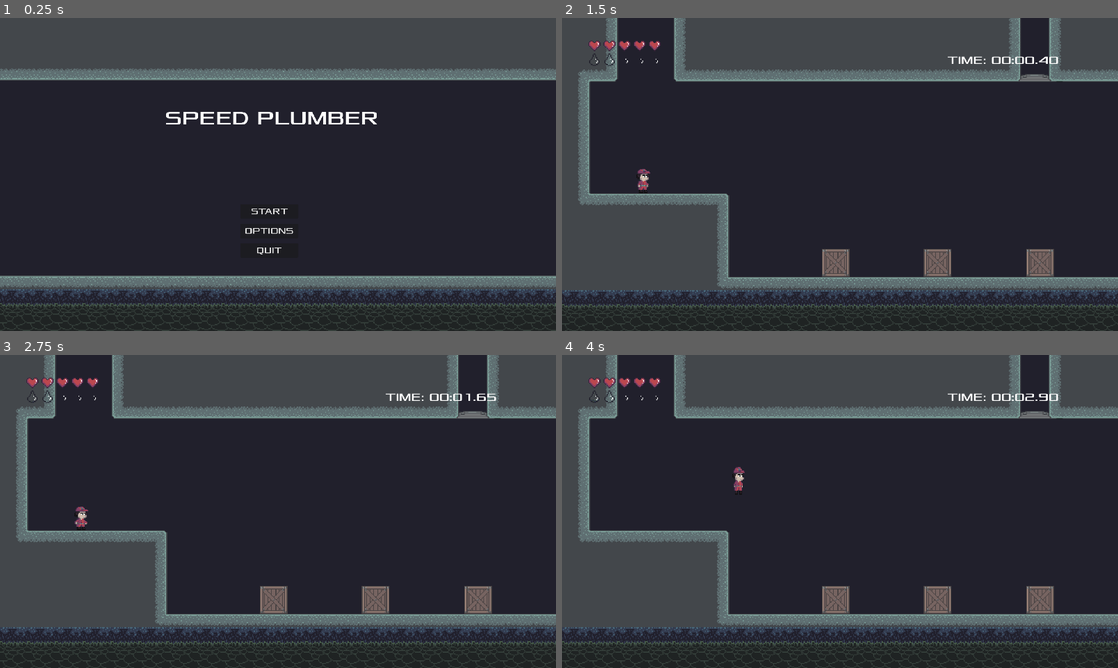
Above: before the commit, frames 1-4 (two rows, left to right).
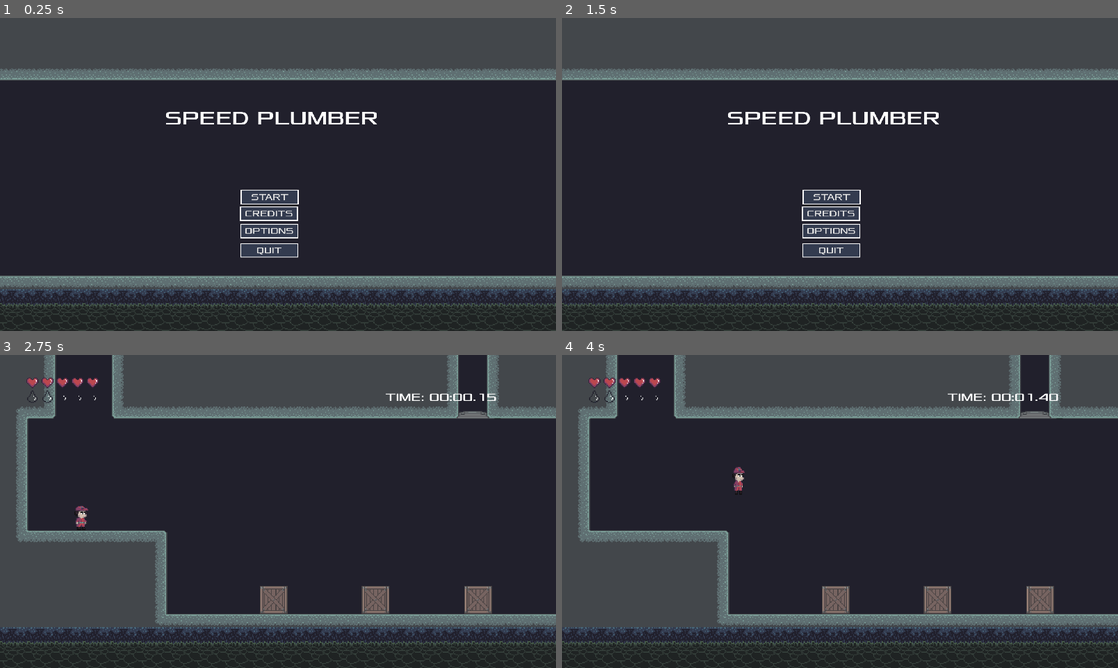
Above: after the commit, the same moments.

Repository: cyps8/SpeedJam4
Game: Godot game, scene res://Nodes/Scenes/root.tscn
Two runs of this game, one before a commit and one after it. Both use one fixed random seed, a clock stepped at 60 frames per second and the inputs below. Sound files missing from this copy of the repository are replaced by a short silence.
Inputs (mouse positions are in pixels of both pictures, inside the frame that each line leads up to):
- Up to frame 1 (0.25 s): no input
- Up to frame 2 (1.5 s): click (828, 212) at 0.5 s, where only the run after the commit has a clickable "CREDITS"; click (823, 249) at 1.25 s, where only the run after the commit has a clickable "BACK"
- Up to frame 3 (2.75 s): click (266, 533) at 2 s, where only the run after the commit has a clickable "START"
- Up to frame 4 (4 s): move the mouse to (962, 495) at 2.77 s; hold Ctrl (Crouch) 2.78-3.53 s; hold D (Right) from 2.78 s (still down); tap Space (Jump) at 3.02, 3.77 s; move the mouse to (728, 527) at 3.52 s; tap E (Interact) at 3.6 s

The runs differ from the first frame. In frame 1, 1.8% of the frame differs, in the area x 43-54%, y 54-77%; in frame 2, 25%, in the area x 0-100%, y 0-100%; in frame 3, 0.1%; in frame 4, less than 0.1%.

Commit message:
[+Added] Credits

Diff:
--- a/Nodes/Scenes/main_menu.tscn
+++ b/Nodes/Scenes/main_menu.tscn
@@ -19,12 +19,22 @@
 
 [node name="StartButton" type="Button" parent="c"]
 layout_mode = 0
-offset_left = 830.0
-offset_top = 642.0
-offset_right = 1030.0
-offset_bottom = 692.0
+offset_left = 831.0
+offset_top = 593.0
+offset_right = 1031.0
+offset_bottom = 643.0
 theme_override_font_sizes/font_size = 30
 text = "START"
+script = ExtResource("3_trer4")
+
+[node name="CreditsButton" type="Button" parent="c"]
+layout_mode = 0
+offset_left = 829.0
+offset_top = 650.0
+offset_right = 1029.0
+offset_bottom = 700.0
+theme_override_font_sizes/font_size = 30
+text = "CREDITS"
 script = ExtResource("3_trer4")
 
 [node name="OptionsButton" type="Button" parent="c"]
@@ -67,6 +77,73 @@
 format = 2
 layer_0/tile_data = PackedInt32Array(655360, 1, 1, 655361, 1, 1, 655362, 1, 1, 655363, 1, 1, 655364, 1, 1, 655365, 1, 1 …(1763 unchanged characters)…
 
+[node name="Credits" type="CanvasLayer" parent="."]
+layer = 10
+
+[node name="c" type="Control" parent="Credits"]
+layout_mode = 3
+anchors_preset = 15
+anchor_right = 1.0
+anchor_bottom = 1.0
+grow_horizontal = 2
+grow_vertical = 2
+theme = ExtResource("2_ermwq")
+
+[node name="Panel" type="Panel" parent="Credits/c"]
+layout_mode = 0
+offset_left = 524.0
+offset_top = 252.0
+offset_right = 1350.0
+offset_bottom = 852.0
+
+[node name="Credits" type="Label" parent="Credits/c/Panel"]
+layout_mode = 0
+offset_left = 264.0
+offset_top = 16.0
+offset_right = 543.0
+offset_bottom = 73.0
+theme_override_font_sizes/font_size = 50
+text = "CREDITS"
+
+[node name="FriendlyMimic" type="Label" parent="Credits/c/Panel"]
+layout_mode = 0
+offset_left = 64.0
+offset_top = 186.0
+offset_right = 226.0
+offset_bottom = 205.0
+theme_override_font_sizes/font_size = 25
+text = "FRIENDLY MIMIC - ART & DESIGN"
+
+[node name="Cyps" type="Label" parent="Credits/c/Panel"]
+layout_mode = 0
+offset_left = 62.0
+offset_top = 304.0
+offset_right = 575.0
+offset_bottom = 333.0
+theme_override_font_sizes/font_size = 25
+text = "CYPS - PROGRAMMING & DESIGN"
+
+[node name="Aenjo" type="Label" parent="Credits/c/Panel"]
+layout_mode = 0
+offset_left = 60.0
+offset_top = 416.0
+offset_right = 573.0
+offset_bottom = 445.0
+theme_override_font_sizes/font_size = 25
+text = "AENJO - MUSIC & SFX"
+
+[node name="BackButton" type="Button" parent="Credits/c/Panel"]
+layout_mode = 0
+offset_left = 281.0
+offset_top = 519.0
+offset_right = 481.0
+offset_bottom = 569.0
+theme_override_font_sizes/font_size = 30
+text = "BACK"
+script = ExtResource("3_trer4")
+
 [connection signal="pressed" from="c/StartButton" to="." method="StartButton"]
+[connection signal="pressed" from="c/CreditsButton" to="." method="CreditsButton"]
 [connection signal="pressed" from="c/OptionsButton" to="." method="OptionsButton"]
 [connection signal="pressed" from="c/QuitButton" to="." method="QuitButton"]
+[connection signal="pressed" from="Credits/c/Panel/BackButton" to="." method="CreditsBackButton"]
--- a/Res/MainTheme.tres
+++ b/Res/MainTheme.tres
@@ -1,10 +1,37 @@
-[gd_resource type="Theme" load_steps=3 format=3 uid="uid://wsg6dbyy4h7y"]
+[gd_resource type="Theme" load_steps=9 format=3 uid="uid://wsg6dbyy4h7y"]
 
+[ext_resource type="Texture2D" uid="uid://5f7adbyq64ay" path="res://Assets/Art/UI/Button_Generic2.png" id="1_3b6rc"]
+[ext_resource type="Texture2D" uid="uid://ggkel0rvsybc" path="res://Assets/Art/UI/Button_Generic1.png" id="1_8somd"]
 [ext_resource type="FontFile" uid="uid://btpp4gnihj5ir" path="res://Assets/Fonts/Xolonium-Regular.otf" id="1_dqkdx"]
+[ext_resource type="Texture2D" uid="uid://b8f2rhuxad0h7" path="res://Assets/Art/UI/Button_Generic3.png" id="3_egbw4"]
+
+[sub_resource type="StyleBoxTexture" id="StyleBoxTexture_3a7g4"]
+texture = ExtResource("1_3b6rc")
+texture_margin_left = 3.0
+texture_margin_top = 3.0
+texture_margin_right = 3.0
+texture_margin_bottom = 3.0
+
+[sub_resource type="StyleBoxTexture" id="StyleBoxTexture_l72h6"]
+texture = ExtResource("1_8somd")
+texture_margin_left = 3.0
+texture_margin_top = 3.0
+texture_margin_right = 3.0
+texture_margin_bottom = 3.0
+
+[sub_resource type="StyleBoxTexture" id="StyleBoxTexture_54b2n"]
+texture = ExtResource("3_egbw4")
+texture_margin_left = 3.0
+texture_margin_top = 3.0
+texture_margin_right = 3.0
+texture_margin_bottom = 3.0
 
 [sub_resource type="StyleBoxFlat" id="StyleBoxFlat_86umn"]
 bg_color = Color(0.372549, 0.435294, 0.447059, 1)
 
 [resource]
 default_font = ExtResource("1_dqkdx")
+Button/styles/hover = SubResource("StyleBoxTexture_3a7g4")
+Button/styles/normal = SubResource("StyleBoxTexture_l72h6")
+Button/styles/pressed = SubResource("StyleBoxTexture_54b2n")
 Panel/styles/panel = SubResource("StyleBoxFlat_86umn")
--- a/Scripts/MainMenu.gd
+++ b/Scripts/MainMenu.gd
@@ -1,4 +1,10 @@
 extends CanvasLayer
+
+var creditsCanvas: CanvasLayer
+
+func _ready():
+	creditsCanvas = $Credits
+	remove_child(creditsCanvas)
 
 func StartButton():
 	SceneManager.instance.ChangeScene(SceneManager.Scene.GAME)
@@ -8,3 +14,9 @@
 
 func QuitButton():
 	get_tree().quit()
+
+func CreditsButton():
+	add_child(creditsCanvas)
+
+func CreditsBackButton():
+	remove_child(creditsCanvas)
--- a/Scripts/Water.gd
+++ b/Scripts/Water.gd
@@ -1,14 +1,22 @@
 extends Area2D
+
+func _ready():
+	for waterfall in get_tree().get_nodes_in_group("Waterfall"):
+		waterfall.visible = false
 
 func Flood():
 	var tween = create_tween()
 	tween.tween_property(self, "position:y", 180, 2).set_trans(Tween.TRANS_SINE).set_ease(Tween.EASE_OUT)
+	for waterfall in get_tree().get_nodes_in_group("Waterfall"):
+		waterfall.visible = true
 
 func RaiseWater():
 	var tween = create_tween()
 	tween.tween_property(self, "position:y", 615, 2).set_trans(Tween.TRANS_SINE).set_ease(Tween.EASE_OUT)
 	print("water rising!")
 	%BackLabel.visible = true
+	for waterfall in get_tree().get_nodes_in_group("Waterfall"):
+		waterfall.visible = true
 
 func _process(_delta):
 	%WaterSprite.position.y = position.y - 506
